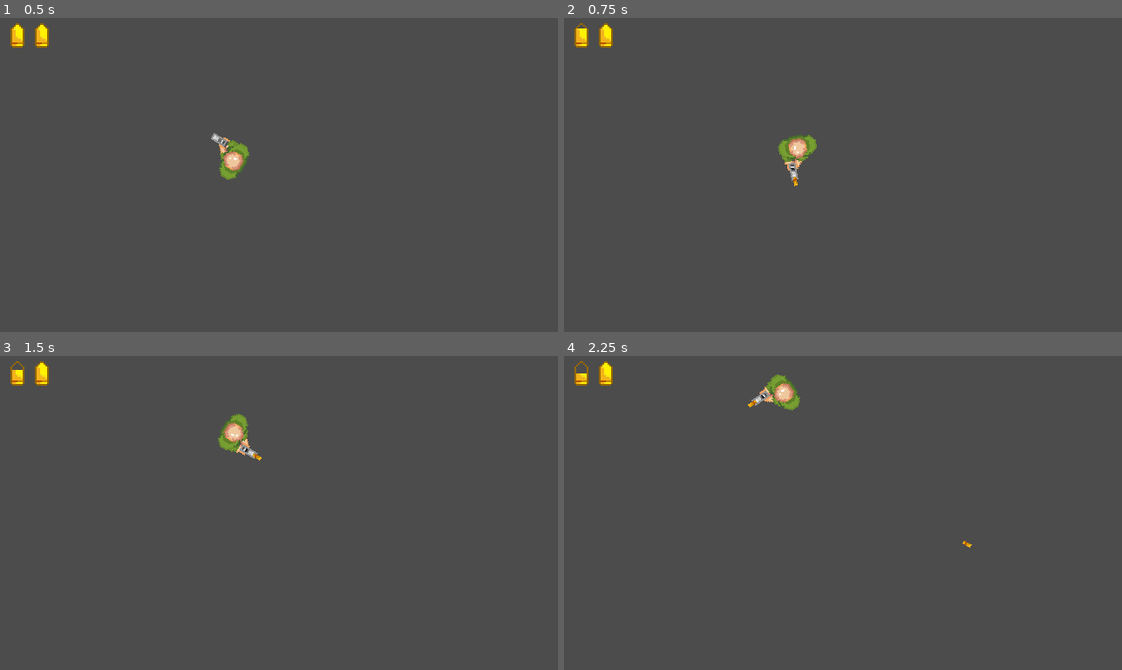
Above: before the commit, frames 1-4 (two rows, left to right).
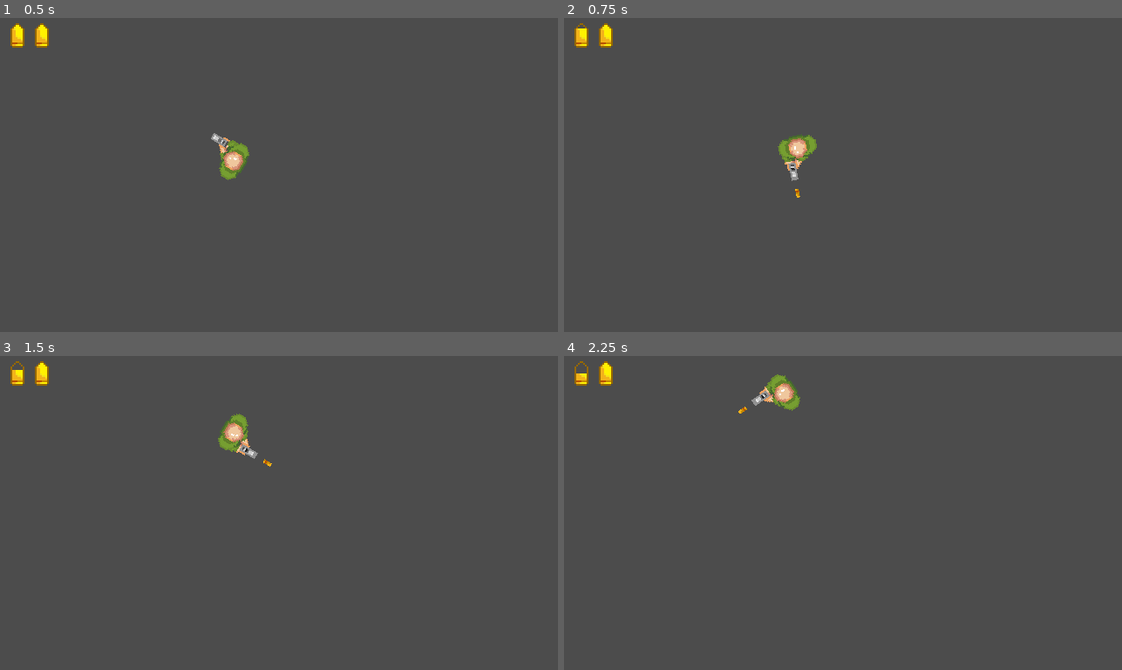
Above: after the commit, the same moments.

Repository: KrzysztofStaron/shooter
Game: Godot game, scene res://main.tscn
Two runs of this game, one before a commit and one after it. Both use one fixed random seed, a clock stepped at 60 frames per second and the inputs below.
Inputs (mouse positions are in pixels of both pictures, inside the frame that each line leads up to):
- Up to frame 1 (0.5 s): no input
- Up to frame 2 (0.75 s): tap Enter at 0.5 s; move the mouse to (815, 237) at 0.52 s; hold W (move_up) from 0.53 s (still down); click (815, 237) at 0.6 s
- Up to frame 3 (1.5 s): keep holding W (move_up); move the mouse to (446, 560) at 1.27 s; click (446, 560) at 1.35 s
- Up to frame 4 (2.25 s): move the mouse to (675, 465) at 2.02 s; release W (move_up) at 2.03 s; hold A (move_left) from 2.03 s (still down); click (675, 465) at 2.1 s

Frame 1 is identical in both runs. In frame 2, less than 0.1% of the frame differs, in the area x 41-43%, y 50-58%; in frame 3, less than 0.1%; in frame 4, less than 0.1%, in the area x 31-74%, y 14-62%.

Commit message:
bullet speed up

Diff:
--- a/player/Glock/glockBullet.tres
+++ b/player/Glock/glockBullet.tres
@@ -6,5 +6,5 @@
 [resource]
 script = ExtResource( 1 )
 damage = 5
-speed = 130
+speed = 540
 texture = ExtResource( 2 )
--- a/player/bullet/bullet.gd
+++ b/player/bullet/bullet.gd
@@ -9,3 +9,9 @@
 
 func _process(delta: float) -> void:
 	position += Vector2(0, -bullet.speed).rotated(angle) * delta
+
+func _on_bullet_body_entered(body: Node) -> void:
+	if body.has_method("takeDamage"):
+		body.takeDamage(bullet.damage)
+
+	queue_free()
--- a/player/bullet/bullet.tscn
+++ b/player/bullet/bullet.tscn
@@ -13,3 +13,5 @@
 [node name="CollisionShape2D" type="CollisionShape2D" parent="."]
 position = Vector2( 0, 0.5 )
 shape = SubResource( 1 )
+
+[connection signal="body_entered" from="." to="." method="_on_bullet_body_entered"]
--- a/project.godot
+++ b/project.godot
@@ -110,6 +110,11 @@
  ]
 }
 
+[layer_names]
+
+2d_physics/layer_1="Player"
+2d_physics/layer_2="Enemy"
+
 [physics]
 
 common/enable_pause_aware_picking=true
